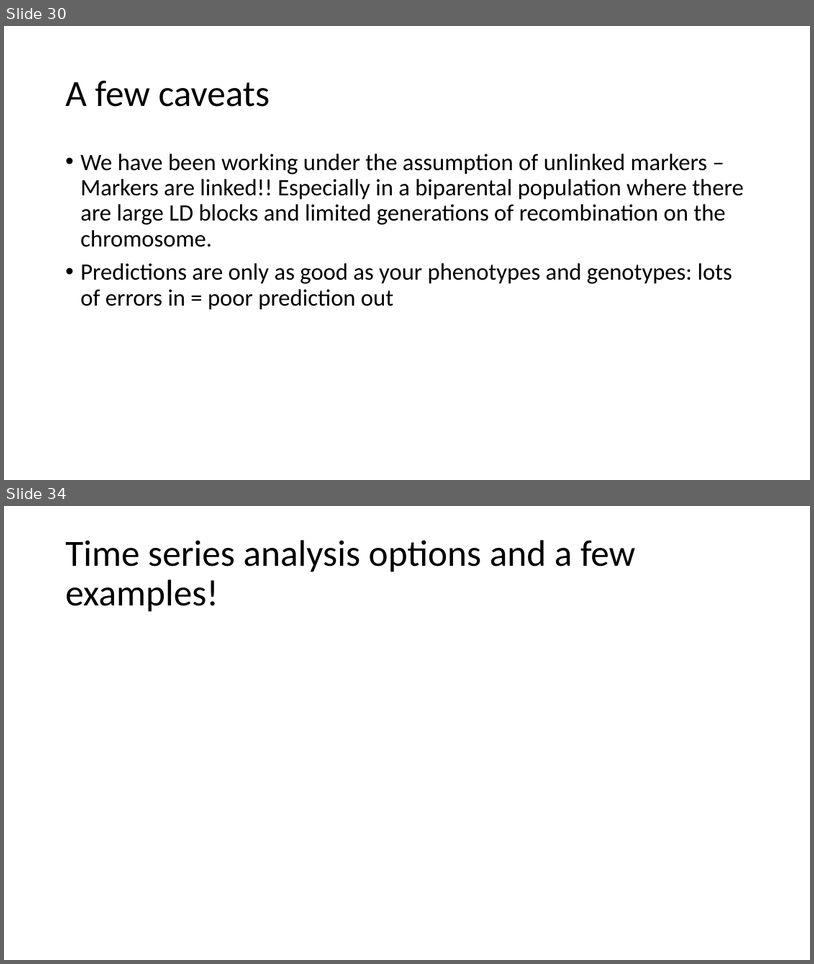
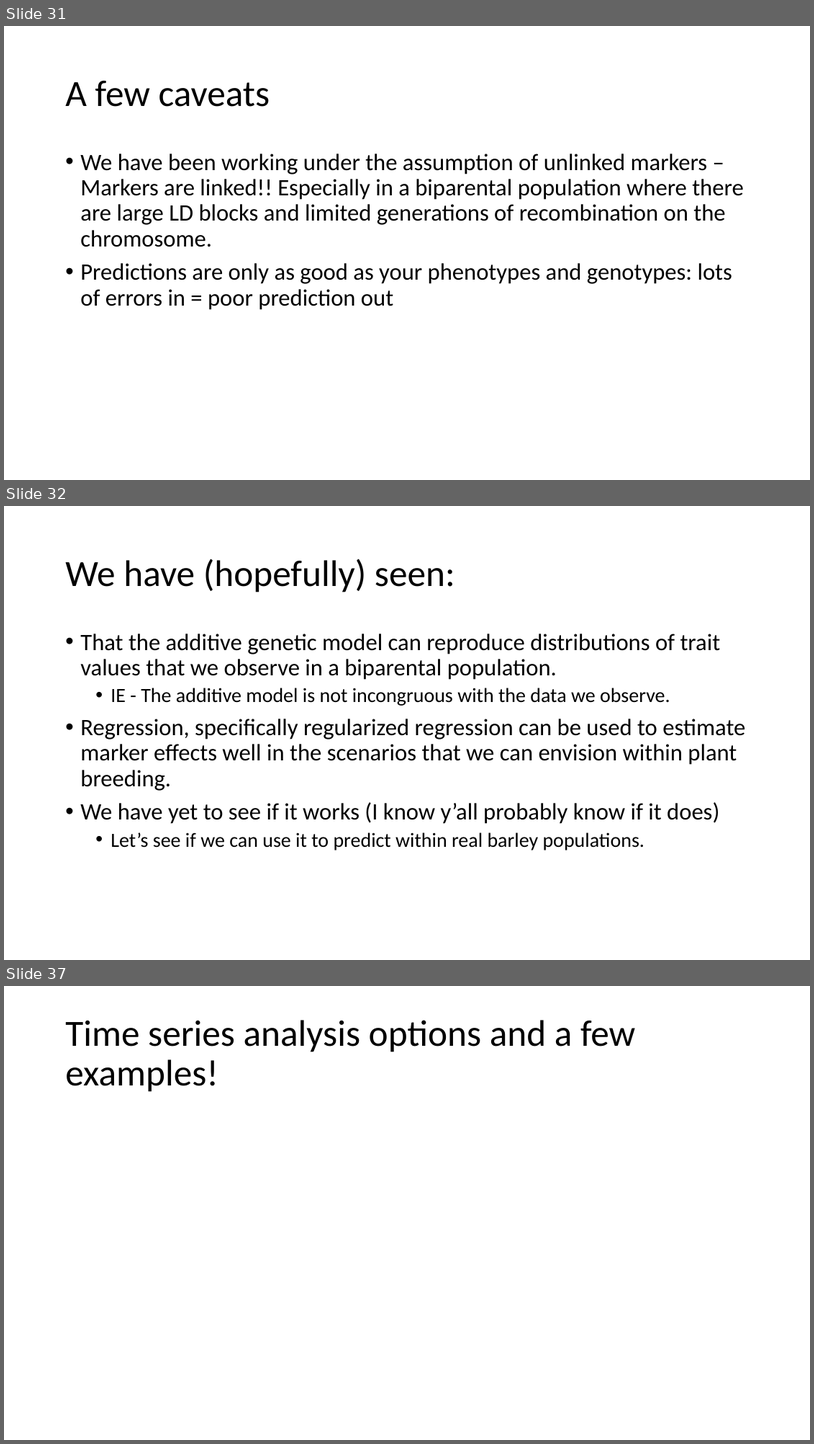
Before and after one commit to ter56/September2_2021_class, a slide deck: AdditiveModels_9_2_2021.pptx. Shown one above the other, each under a label of ours: slides 30 and 34 before the commit, slides 31, 32 and 37 after it; the slides between them are not shown. The pictures are 814x964 and 814x1444 pixels, drawn with LibreOffice and Linux fonts; fonts in the diff are those of the drawing. Boxes give left, top, right and bottom in pixels: in the first picture for what was removed or moved away, otherwise in the second. Text is boxed around its words. In the diff, an @@ line names an element or a change of style, - is before the commit and + after.

```diff
--- a/AdditiveModels_9_2_2021.pptx
+++ b/AdditiveModels_9_2_2021.pptx
@@ slide 32 added at [4, 506, 810, 960], background #FFFFFF @@
@@ title added at [65, 559, 455, 592], 44 pt, text #000000 @@
+We have (hopefully) seen:
@@ text added at [80, 633, 746, 850], 28 pt, text #000000 @@
+• That the additive genetic model can reproduce distributions of trait values that we observe in a biparental population.
+  • IE - The additive model is not incongruous with the data we observe.
+• Regression, specifically regularized regression can be used to estimate marker effects well in the scenarios that we can envision within plant breeding.
+• We have yet to see if it works (I know y’all probably know if it does)
+  • Let’s see if we can use it to predict within real barley populations.
@@ what was slide 30 is now slide 31 @@
@@ what was slide 34 is now slide 37 @@
```
Also in this commit, not shown: 11 slides changed, 3 other slides added, 2 slides removed, 1 other file.
